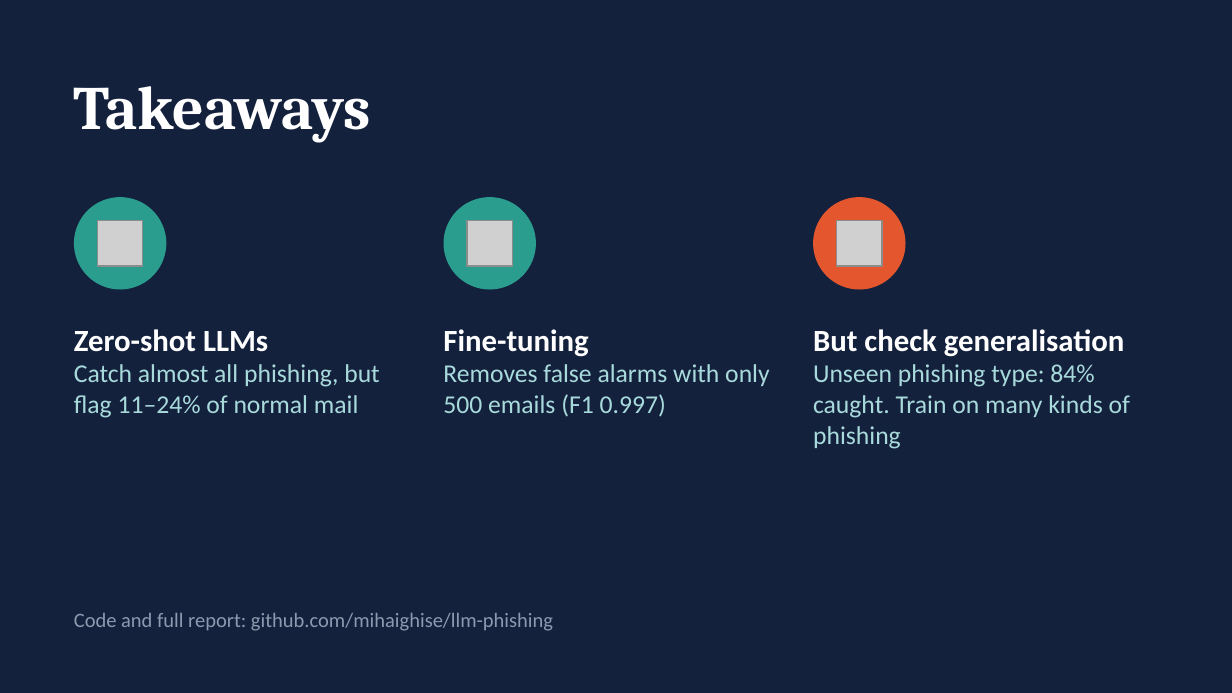
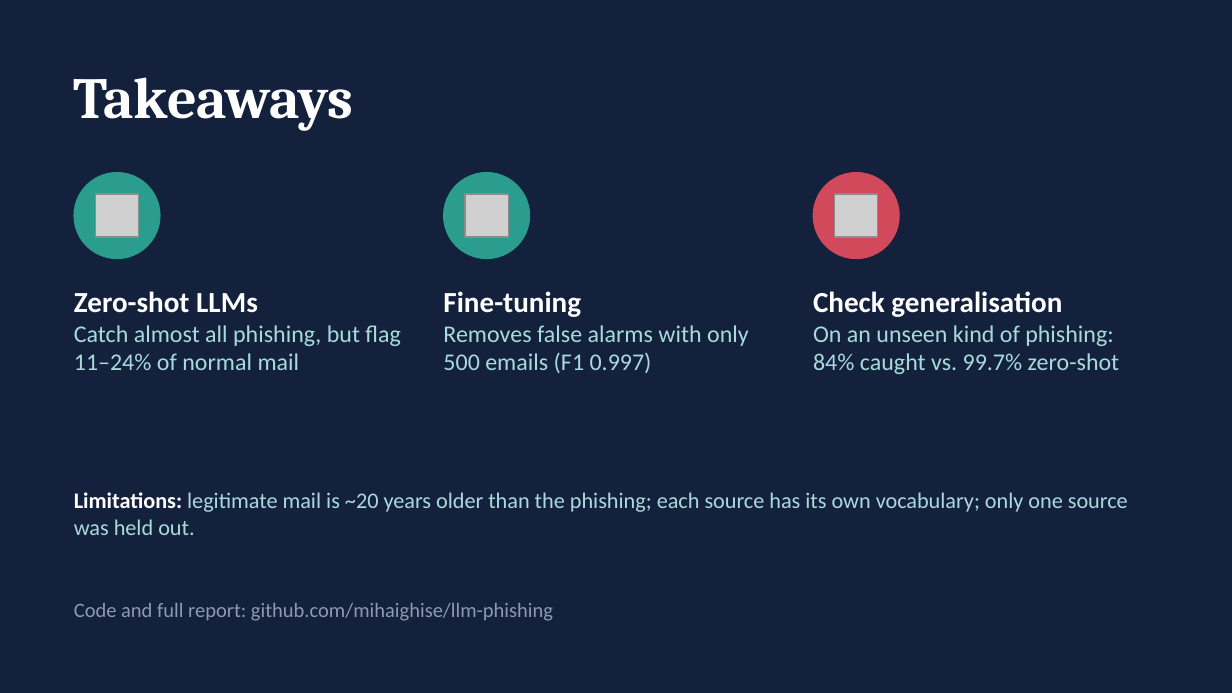
Before and after one commit to mihaighise/llm-phishing, a slide deck: slide 7 of presentation.pptx. Drawn at 1232x693 pixels with LibreOffice and Linux fonts; fonts in the diff are those of the drawing; grey boxes stand for pictures. Boxes give left, top, right and bottom in pixels: in the first picture for what was removed or moved away, otherwise in the second. Text is boxed around its words. In the diff, an @@ line names an element or a change of style, - is before the commit and + after.

```diff
--- a/presentation.pptx
+++ b/presentation.pptx
@@ text "Takeaways" at (74, 77, 354, 131): size 36 to 34 pt @@
@@ ellipse at (74, 172, 160, 259): outline none to #2A9D8F 0.5 pt @@
@@ ellipse: place and size @@
-ellipse at (74, 197, 166, 290)
+ellipse at (74, 172, 160, 259)
@@ ellipse: place and size @@
-ellipse at (444, 197, 536, 290)
+ellipse at (444, 172, 530, 259)
@@ ellipse at (444, 172, 530, 259): outline none to #2A9D8F 0.5 pt @@
@@ ellipse: place and size @@
-ellipse at (813, 197, 906, 290)
+ellipse at (813, 172, 899, 259)
@@ ellipse at (813, 172, 899, 259): fill #E4572E to #D1495B; outline none to #D1495B 0.5 pt @@
@@ picture: place and size @@
-picture at (97, 221, 143, 266)
+picture at (96, 193, 139, 237)
@@ picture: place and size @@
-picture at (467, 221, 513, 266)
+picture at (464, 193, 508, 237)
@@ picture: place and size @@
-picture at (837, 221, 882, 266)
+picture at (835, 193, 878, 237)
@@ text "Zero-shot LLMs": place and size @@
-text "Zero-shot LLMs" at (74, 329, 380, 418)
+text "Zero-shot LLMs" at (74, 291, 400, 370)
@@ text "Zero-shot LLMs" at (74, 291, 400, 370): size 18 to 17 pt in "Zero-shot LLMs"; size 15 to 14 pt in "Catch almost all phishing, but flag 11–24% ..." @@
@@ text "Fine-tuning": place and size @@
-text "Fine-tuning" at (443, 329, 769, 417)
+text "Fine-tuning" at (443, 291, 749, 373)
@@ text "Fine-tuning" at (443, 291, 749, 373): size 18 to 17 pt in "Fine-tuning"; size 15 to 14 pt in "Removes false alarms with only 500 emails ..." @@
@@ text at (813, 291, 1119, 374): text changed; size 15 to 14 pt @@
-But check generalisation
-Unseen phishing type: 84% caught. Train on many kinds of phishing
+Check generalisation
+On an unseen kind of phishing: 84% caught vs. 99.7% zero-shot
@@ text added at (74, 492, 1128, 535), 13 pt, text #A8DADC @@
+Limitations: legitimate mail is ~20 years older than the phishing; each source has its own vocabulary; only one source was held out.
@@ text "Code and full report: github.com/mihaighise/llm-phishing" at (74, 603, 553, 621): vertical alignment middle to top @@
```
Also in this commit, not shown: 6 other slides changed, 1 other file.
